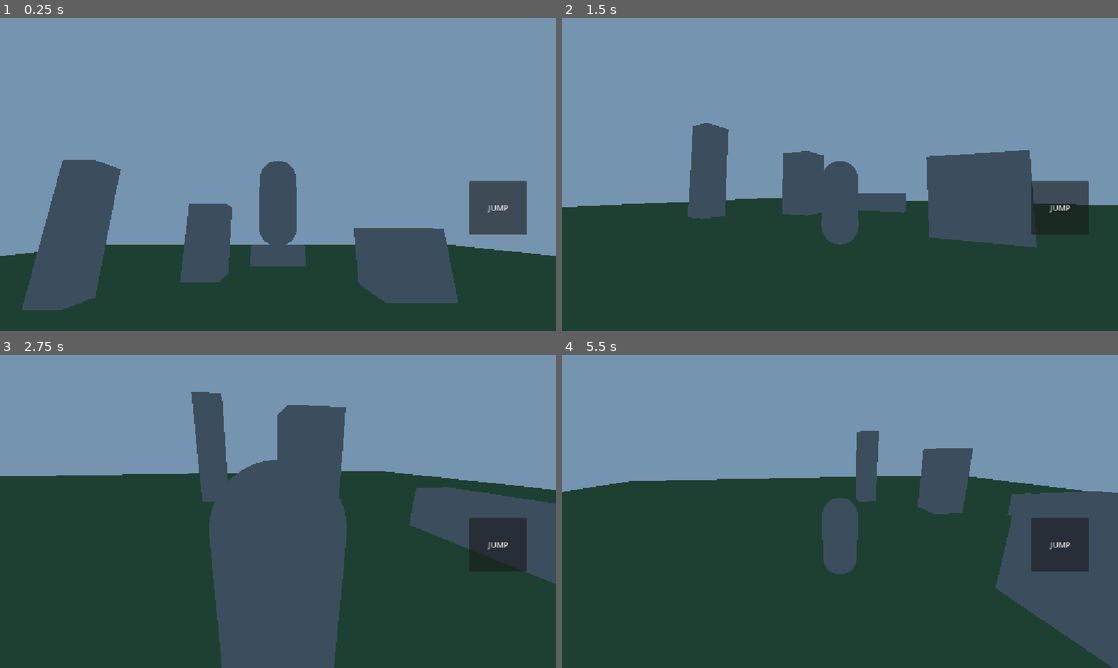
Above: before the commit, frames 1-4 (two rows, left to right).
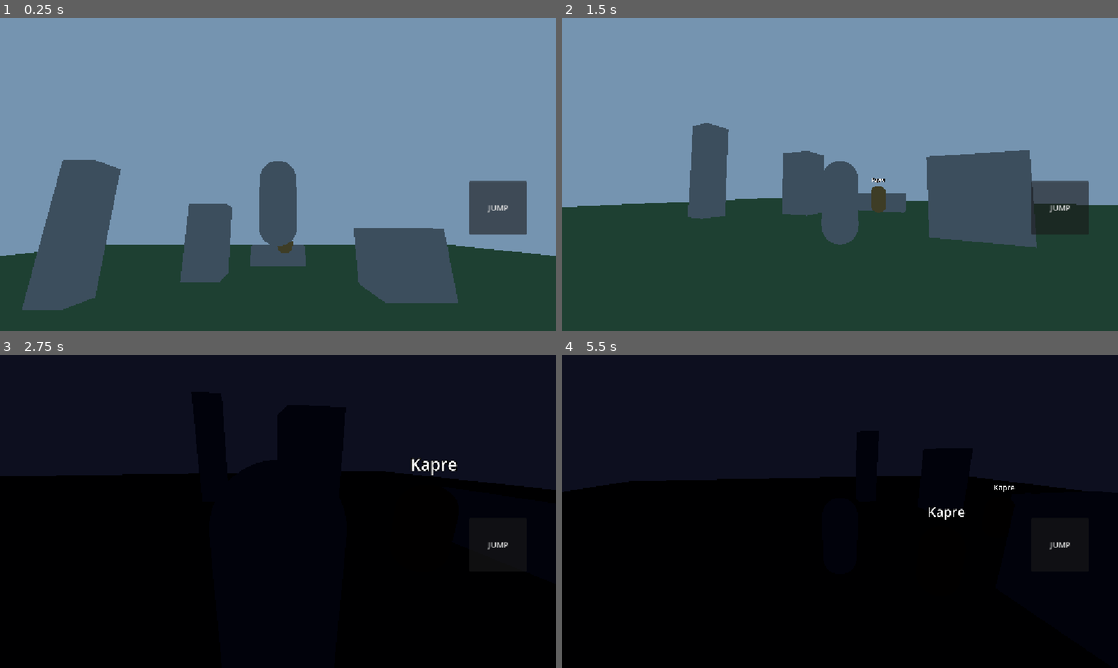
Above: after the commit, the same moments.

Repository: nivramnat/engkanto
Game: Godot game, scene res://scenes/world/test_zone.tscn
The game is run twice, just before and just after one commit, with the same random seed, the same clock (stepped at 60 frames per second) and the same inputs.
Inputs (mouse positions are in pixels of both pictures, inside the frame that each line leads up to):
- Up to frame 1 (0.25 s): no input
- Up to frame 2 (1.5 s): tap Enter at 0.5 s; drag from (701, 174) to (895, 105) at 0.52 s; drag from (979, 174) to (812, 237) at 1.27 s
- Up to frame 3 (2.75 s): move the mouse to (333, 442) at 2.02 s; hold D (move_right) from 2.03 s (still down); hold Right mouse button (camera_rotate) from 2.03 s (still down); tap T at 2.3 s
- Up to frame 4 (5.5 s): release D (move_right) at 2.75 s; release Right mouse button (camera_rotate) at 2.75 s; drag from (812, 574) to (673, 464) at 2.77 s; move the mouse to (1006, 558) at 3.52 s; hold A (move_left) 3.53-4.25 s; tap T at 3.6, 5.1 s; tap Space (jump) at 3.77 s; drag from (673, 464) to (756, 433) at 4.27 s; move the mouse to (867, 511) at 5.02 s; hold S (move_back) from 5.03 s (still down); click (867, 511) at 5.17 s

The runs differ from the first frame. In frame 1, less than 0.1% of the frame differs, in the area x 49-53%, y 71-76%; in frame 2, 0.2%; in frame 3, 100%, in the area x 0-100%, y 0-100%; in frame 4, 100%.

Commit message:
Add wild creature spawning with day/night cycle
- WildCreature scene: capsule tinted by element type, billboarded name
  label, random wander-within-radius with idle pauses, stops when the
  player is near. Area3D touch detection prints the creature name and
  emits `touched`. Collision layers let the player pass through creatures
  while the Area still detects the player (group-filtered).
- SpawnZone: spawns from a Creature list, filters by spawn_time via the
  TimeOfDay autoload, caps at max_alive, and despawns creatures that no
  longer fit when the phase flips.
- TimeOfDay: sped-up day/night clock (day_length_seconds), is_day/is_night,
  allows_spawn(), phase_changed signal, and a debug T key to toggle.
- test_zone: one SpawnZone with all 3 starter creatures; root script dims
  the sun/ambient at night so the toggle is visible.
- Element->color helper on GameTypes; player joins the "player" group.

Verified headless: scene runs clean; a behavioral harness confirms
day-time spawns exclude night-only creatures, the max cap holds, touching
fires the signal, and the T toggle enables night spawns.

Co-Authored-By: Claude Opus 4.8 <noreply@anthropic.com>

Diff:
--- a/autoload/time_of_day.gd
+++ b/autoload/time_of_day.gd
@@ -1,3 +1,64 @@
 extends Node
-## Day/night cycle singleton (placeholder).
-## Tracks in-game time and drives day/night spawn tables for wild creatures.
+## Day/night clock (autoload).
+##
+## Runs a sped-up clock for testing, exposes the current phase, and lets the
+## spawning system ask whether a creature may appear now. Emits phase_changed
+## when it crosses dawn/dusk. Press T to toggle day/night while playing.
+
+signal phase_changed(is_night: bool)
+
+const DAY_START: float = 6.0
+const NIGHT_START: float = 18.0
+
+@export var day_length_seconds: float = 60.0  ## real seconds for one in-game day (sped up for testing)
+
+var time_hours: float = 8.0  ## current in-game hour in [0, 24)
+var _was_night: bool = false
+
+
+func _ready() -> void:
+	_was_night = is_night()
+
+
+func _process(delta: float) -> void:
+	if day_length_seconds <= 0.0:
+		return
+	time_hours = fmod(time_hours + (24.0 / day_length_seconds) * delta, 24.0)
+	_check_phase()
+
+
+func _unhandled_input(event: InputEvent) -> void:
+	if event is InputEventKey and event.pressed and not event.echo and event.keycode == KEY_T:
+		toggle_phase()
+
+
+func is_night() -> bool:
+	return time_hours < DAY_START or time_hours >= NIGHT_START
+
+
+func is_day() -> bool:
+	return not is_night()
+
+
+## Jump straight to midday or midnight to flip the phase immediately (debug).
+func toggle_phase() -> void:
+	time_hours = 0.0 if is_day() else 12.0
+	_check_phase()
+
+
+func allows_spawn(spawn_time: GameTypes.SpawnTime) -> bool:
+	match spawn_time:
+		GameTypes.SpawnTime.DAY:
+			return is_day()
+		GameTypes.SpawnTime.NIGHT:
+			return is_night()
+		_:
+			return true
+
+
+func _check_phase() -> void:
+	var night: bool = is_night()
+	if night != _was_night:
+		_was_night = night
+		phase_changed.emit(night)
+		print("[TimeOfDay] now %s (%.1fh)" % ["night" if night else "day", time_hours])
--- a/scenes/world/test_zone.tscn
+++ b/scenes/world/test_zone.tscn
@@ -1,6 +1,12 @@
-[gd_scene load_steps=8 format=3]
+[gd_scene load_steps=14 format=3]
 
 [ext_resource type="PackedScene" path="res://scenes/player/player.tscn" id="1"]
+[ext_resource type="Script" path="res://scripts/world/test_zone.gd" id="2"]
+[ext_resource type="Script" path="res://scripts/world/spawn_zone.gd" id="3"]
+[ext_resource type="PackedScene" path="res://scenes/world/wild_creature.tscn" id="4"]
+[ext_resource type="Resource" path="res://data/creatures/duwende.tres" id="5"]
+[ext_resource type="Resource" path="res://data/creatures/tiyanak.tres" id="6"]
+[ext_resource type="Resource" path="res://data/creatures/kapre.tres" id="7"]
 
 [sub_resource type="Environment" id="Environment_1"]
 background_mode = 1
@@ -24,6 +30,7 @@
 albedo_color = Color(0.3, 0.45, 0.3, 1)
 
 [node name="TestZone" type="Node3D"]
+script = ExtResource("2")
 
 [node name="WorldEnvironment" type="WorldEnvironment" parent="."]
 environment = SubResource("Environment_1")
@@ -80,3 +87,12 @@
 
 [node name="Player" parent="." instance=ExtResource("1")]
 transform = Transform3D(1, 0, 0, 0, 1, 0, 0, 0, 1, 0, 2, 0)
+
+[node name="SpawnZone" type="Node3D" parent="."]
+transform = Transform3D(1, 0, 0, 0, 1, 0, 0, 0, 1, 0, 0, -6)
+script = ExtResource("3")
+creatures = Array[Creature]([ExtResource("5"), ExtResource("6"), ExtResource("7")])
+wild_creature_scene = ExtResource("4")
+max_alive = 5
+spawn_radius = 12.0
+spawn_interval = 1.5
--- /dev/null
+++ b/scenes/world/wild_creature.tscn
@@ -0,0 +1,42 @@
+[gd_scene load_steps=5 format=3]
+
+[ext_resource type="Script" path="res://scripts/world/wild_creature.gd" id="1"]
+
+[sub_resource type="CapsuleShape3D" id="CapsuleShape3D_1"]
+radius = 0.4
+height = 1.4
+
+[sub_resource type="CapsuleMesh" id="CapsuleMesh_1"]
+radius = 0.4
+height = 1.4
+
+[sub_resource type="SphereShape3D" id="SphereShape3D_1"]
+radius = 1.2
+
+[node name="WildCreature" type="CharacterBody3D"]
+collision_layer = 4
+collision_mask = 1
+script = ExtResource("1")
+
+[node name="Mesh" type="MeshInstance3D" parent="."]
+transform = Transform3D(1, 0, 0, 0, 1, 0, 0, 0, 1, 0, 0.7, 0)
+mesh = SubResource("CapsuleMesh_1")
+
+[node name="CollisionShape3D" type="CollisionShape3D" parent="."]
+transform = Transform3D(1, 0, 0, 0, 1, 0, 0, 0, 1, 0, 0.7, 0)
+shape = SubResource("CapsuleShape3D_1")
+
+[node name="NameLabel" type="Label3D" parent="."]
+transform = Transform3D(1, 0, 0, 0, 1, 0, 0, 0, 1, 0, 1.7, 0)
+billboard = 1
+text = "Creature"
+font_size = 48
+outline_size = 10
+
+[node name="TouchArea" type="Area3D" parent="."]
+collision_layer = 4
+collision_mask = 1
+
+[node name="CollisionShape3D" type="CollisionShape3D" parent="TouchArea"]
+transform = Transform3D(1, 0, 0, 0, 1, 0, 0, 0, 1, 0, 0.7, 0)
+shape = SubResource("SphereShape3D_1")
--- a/scripts/data/game_types.gd
+++ b/scripts/data/game_types.gd
@@ -6,3 +6,24 @@
 enum Element { NEUTRAL, EARTH, FIRE, WATER, WIND, DARK, LIGHT, SPIRIT }
 
 enum SpawnTime { DAY, NIGHT, BOTH }
+
+
+## Placeholder tint used to tell elements apart until real art exists.
+static func element_color(element: Element) -> Color:
+	match element:
+		Element.EARTH:
+			return Color("8d6e3c")
+		Element.FIRE:
+			return Color("c0392b")
+		Element.WATER:
+			return Color("2980b9")
+		Element.WIND:
+			return Color("7fcdbb")
+		Element.DARK:
+			return Color("3b2d4a")
+		Element.LIGHT:
+			return Color("f1c40f")
+		Element.SPIRIT:
+			return Color("9b59b6")
+		_:
+			return Color("bdc3c7")
--- a/scripts/player/player.gd
+++ b/scripts/player/player.gd
@@ -27,6 +27,8 @@
 
 
 func _ready() -> void:
+	add_to_group("player")
+
 	# Keep the spring arm from colliding with the player's own body.
 	_spring_arm.add_excluded_object(get_rid())
 
--- /dev/null
+++ b/scripts/world/spawn_zone.gd
@@ -0,0 +1,65 @@
+extends Node3D
+class_name SpawnZone
+## Spawns wild creatures around this node.
+##
+## Picks from `creatures`, respecting each creature's spawn_time against the
+## TimeOfDay autoload, keeps at most `max_alive` instances, and despawns any
+## that no longer belong when the phase flips.
+
+@export var creatures: Array[Creature] = []
+@export var wild_creature_scene: PackedScene
+@export var max_alive: int = 5
+@export var spawn_radius: float = 12.0
+@export var spawn_interval: float = 1.5
+
+var _alive: Array[Node] = []
+var _timer: float = 0.0
+
+
+func _ready() -> void:
+	TimeOfDay.phase_changed.connect(_on_phase_changed)
+
+
+func _process(delta: float) -> void:
+	_prune()
+	_timer -= delta
+	if _timer <= 0.0:
+		_timer = spawn_interval
+		_try_spawn()
+
+
+func _try_spawn() -> void:
+	if wild_creature_scene == null or creatures.is_empty() or _alive.size() >= max_alive:
+		return
+
+	var candidates: Array[Creature] = creatures.filter(
+		func(c: Creature) -> bool: return c != null and TimeOfDay.allows_spawn(c.spawn_time)
+	)
+	if candidates.is_empty():
+		return
+
+	var data: Creature = candidates[randi() % candidates.size()]
+	var instance: WildCreature = wild_creature_scene.instantiate()
+	add_child(instance)
+	instance.global_position = _random_point()
+	instance.setup(data)
+	_alive.append(instance)
+
+
+func _random_point() -> Vector3:
+	var angle: float = randf() * TAU
+	var r: float = sqrt(randf()) * spawn_radius
+	return global_position + Vector3(cos(angle) * r, 1.0, sin(angle) * r)
+
+
+func _prune() -> void:
+	_alive = _alive.filter(func(n: Node) -> bool: return is_instance_valid(n))
+
+
+func _on_phase_changed(_is_night: bool) -> void:
+	for n in _alive:
+		var wild := n as WildCreature
+		if is_instance_valid(wild) and wild.creature_data != null:
+			if not TimeOfDay.allows_spawn(wild.creature_data.spawn_time):
+				wild.queue_free()
+	_prune()
--- /dev/null
+++ b/scripts/world/test_zone.gd
@@ -0,0 +1,23 @@
+extends Node3D
+## Test zone. Reflects the TimeOfDay phase in the lighting so the day/night
+## toggle (T) is visible while playing.
+
+@onready var _sun: DirectionalLight3D = $DirectionalLight3D
+@onready var _world_env: WorldEnvironment = $WorldEnvironment
+
+
+func _ready() -> void:
+	TimeOfDay.phase_changed.connect(_on_phase_changed)
+	_apply(TimeOfDay.is_night())
+
+
+func _on_phase_changed(is_night: bool) -> void:
+	_apply(is_night)
+
+
+func _apply(is_night: bool) -> void:
+	_sun.light_energy = 0.15 if is_night else 1.0
+	var env: Environment = _world_env.environment
+	if env != null:
+		env.background_color = Color(0.05, 0.06, 0.12) if is_night else Color(0.46, 0.58, 0.69)
+		env.ambient_light_energy = 0.2 if is_night else 0.6
--- /dev/null
+++ b/scripts/world/wild_creature.gd
@@ -0,0 +1,97 @@
+extends CharacterBody3D
+class_name WildCreature
+## A visible wild engkanto in the overworld.
+##
+## Placeholder capsule tinted by element type with a billboarded name label.
+## Wanders randomly around its spawn point, pausing between hops, and holds
+## still when the player comes close. Touching the player fires `touched`.
+
+signal touched(creature: Creature)
+
+@export var wander_speed: float = 1.5
+@export var wander_radius: float = 4.0
+@export var stop_distance: float = 3.0
+@export var turn_speed: float = 8.0
+
+var creature_data: Creature
+var _home: Vector3
+var _target: Vector3
+var _idle_timer: float = 0.0
+var _player: Node3D
+var _gravity: float = ProjectSettings.get_setting("physics/3d/default_gravity", 9.8)
+
+@onready var _mesh: MeshInstance3D = $Mesh
+@onready var _label: Label3D = $NameLabel
+@onready var _touch_area: Area3D = $TouchArea
+
+
+func _ready() -> void:
+	_touch_area.body_entered.connect(_on_body_entered)
+
+
+## Assign the creature this instance represents. Call right after adding the
+## node to the tree and positioning it.
+func setup(data: Creature) -> void:
+	creature_data = data
+	_home = global_position
+	_target = global_position
+	_label.text = data.name
+	var material := StandardMaterial3D.new()
+	material.albedo_color = GameTypes.element_color(data.element_type)
+	_mesh.set_surface_override_material(0, material)
+
+
+func _physics_process(delta: float) -> void:
+	if not is_on_floor():
+		velocity.y -= _gravity * delta
+	else:
+		velocity.y = 0.0
+
+	if _player == null or not is_instance_valid(_player):
+		_player = get_tree().get_first_node_in_group("player")
+
+	if _player != null and _flat_distance_to(_player.global_position) < stop_distance:
+		# Freeze and watch the player.
+		velocity.x = 0.0
+		velocity.z = 0.0
+		move_and_slide()
+		return
+
+	if _idle_timer > 0.0:
+		_idle_timer -= delta
+		velocity.x = 0.0
+		velocity.z = 0.0
+	else:
+		var to_target: Vector3 = _target - global_position
+		to_target.y = 0.0
+		if to_target.length() < 0.4:
+			_idle_timer = randf_range(0.5, 2.0)
+			_pick_target()
+			velocity.x = 0.0
+			velocity.z = 0.0
+		else:
+			var dir: Vector3 = to_target.normalized()
+			velocity.x = dir.x * wander_speed
+			velocity.z = dir.z * wander_speed
+			rotation.y = lerp_angle(rotation.y, atan2(dir.x, dir.z), turn_speed * delta)
+
+	move_and_slide()
+
+
+func _pick_target() -> void:
+	var angle: float = randf() * TAU
+	var r: float = sqrt(randf()) * wander_radius
+	_target = _home + Vector3(cos(angle) * r, 0.0, sin(angle) * r)
+
+
+func _flat_distance_to(point: Vector3) -> float:
+	var a: Vector3 = Vector3(global_position.x, 0.0, global_position.z)
+	var b: Vector3 = Vector3(point.x, 0.0, point.z)
+	return a.distance_to(b)
+
+
+func _on_body_entered(body: Node) -> void:
+	if body.is_in_group("player"):
+		var creature_name: String = creature_data.name if creature_data != null else "???"
+		print("Encountered wild %s!" % creature_name)
+		touched.emit(creature_data)
Not shown, added: scripts/world/spawn_zone.gd.uid
Not shown, added: scripts/world/test_zone.gd.uid
Not shown, added: scripts/world/wild_creature.gd.uid
